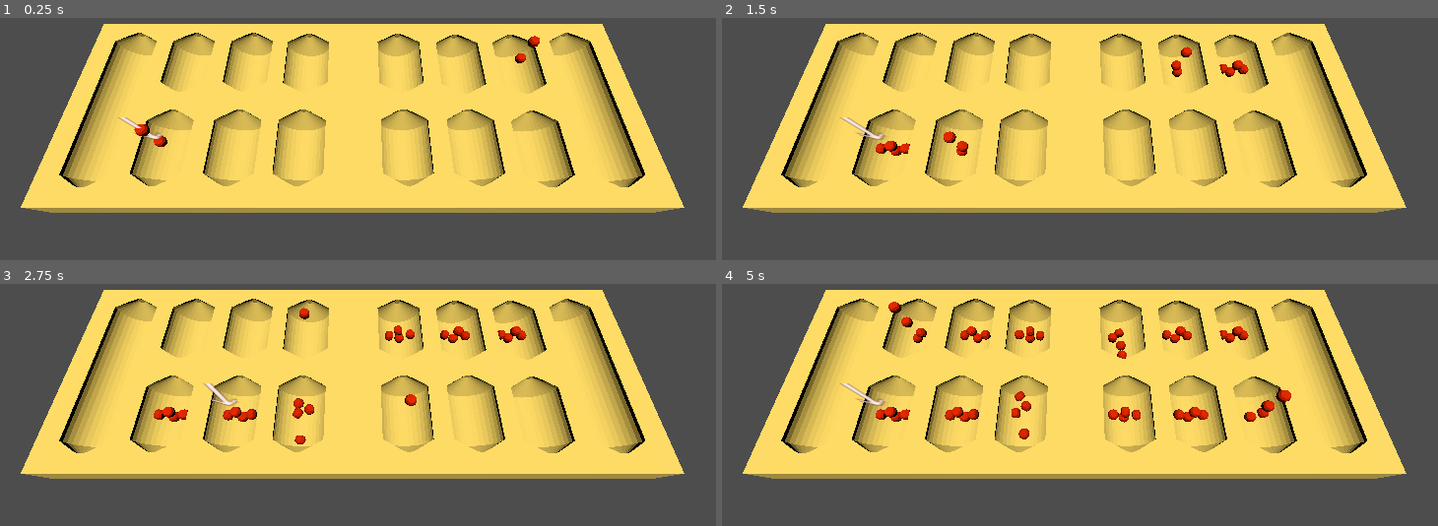
Above: before the commit, frames 1-4 (two rows, left to right).
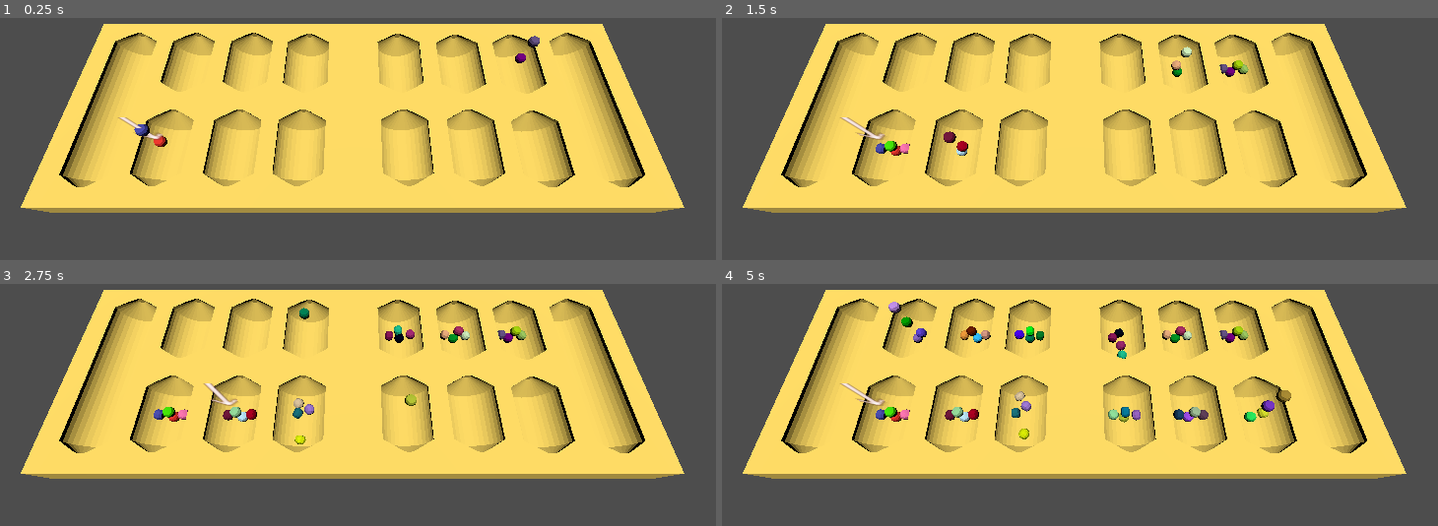
Above: after the commit, the same moments.

Repository: sym-z/3d-mancala
Game: Godot game, scene res://sample_scene.tscn
The game is run twice, just before and just after one commit, with the same random seed, the same clock (stepped at 60 frames per second) and the same inputs. Before the commit the project has no main scene; this scene is started directly in both runs.
Inputs:
- Up to frame 1 (0.25 s): no input
- Up to frame 2 (1.5 s): hold Right (ui_right) 0.53-1.28 s; tap Space (ui_select) at 0.77 s; tap Enter at 1.25 s; hold Left (ui_left) from 1.28 s (still down)
- Up to frame 3 (2.75 s): tap Space (ui_select) at 1.52 s; release Left (ui_left) at 2.03 s; hold Right (ui_right) from 2.03 s (still down)
- Up to frame 4 (5 s): tap Space (ui_select) at 3.02, 3.77, 4.52 s; release Right (ui_right) at 3.53 s; hold Left (ui_left) from 3.53 s (still down)

The runs differ from the first frame. In frame 1, 0.2% of the frame differs, in the area x 18-76%, y 7-53%; in frame 2, 0.6%; in frame 3, 1.1%; in frame 4, 2.0%, in the area x 21-80%, y 7-65%.

Commit message:
randomized colors for pieces

Diff:
--- a/src/project.godot
+++ b/src/project.godot
@@ -11,6 +11,7 @@
 [application]
 
 config/name="3d-mancala"
+run/main_scene="uid://c0wr77kcmfrov"
 config/features=PackedStringArray("4.6", "Forward Plus")
 config/icon="res://icon.svg"
 
--- /dev/null
+++ b/src/scenes/game_piece.gd
@@ -0,0 +1,18 @@
+extends RigidBody3D
+
+@export var mesh : MeshInstance3D
+# Called when the node enters the scene tree for the first time.
+func _ready():
+	var new_material : StandardMaterial3D = StandardMaterial3D.new()
+	new_material.albedo_color = Color(randf_range(0,1.0),randf_range(0,1.0),randf_range(0,1.0),1.0)
+	new_material.metallic_specular = 1.0
+	new_material.roughness = 0.0
+	new_material.clearcoat_roughness = 0.0
+	new_material.refraction_scale = 0.95
+	mesh.material_override = new_material
+	pass # Replace with function body.
+
+
+# Called every frame. 'delta' is the elapsed time since the previous frame.
+func _process(delta):
+	pass
--- a/src/scenes/game_piece.tscn
+++ b/src/scenes/game_piece.tscn
@@ -1,6 +1,7 @@
 [gd_scene format=3 uid="uid://dx40hiqxmxc4x"]
 
 [ext_resource type="ArrayMesh" uid="uid://cq8owts5u1hvw" path="res://piece_mesh.tres" id="1_6k0fr"]
+[ext_resource type="Script" uid="uid://c05vpl7j8gae3" path="res://scenes/game_piece.gd" id="1_440e6"]
 [ext_resource type="Texture2D" uid="uid://dxulkjypnhb1d" path="res://red_mancala.png" id="2_jui6c"]
 
 [sub_resource type="PhysicsMaterial" id="PhysicsMaterial_ohetr"]
@@ -17,8 +18,10 @@
 refraction_enabled = true
 refraction_scale = 0.95
 
-[node name="GamePiece" type="RigidBody3D" unique_id=1529533771]
+[node name="GamePiece" type="RigidBody3D" unique_id=1529533771 node_paths=PackedStringArray("mesh")]
 physics_material_override = SubResource("PhysicsMaterial_ohetr")
+script = ExtResource("1_440e6")
+mesh = NodePath("PieceMesh")
 
 [node name="CollisionShape3D" type="CollisionShape3D" parent="." unique_id=555633486]
 shape = SubResource("SphereShape3D_0pueg")
Not shown, added: src/scenes/game_piece.gd.uid
